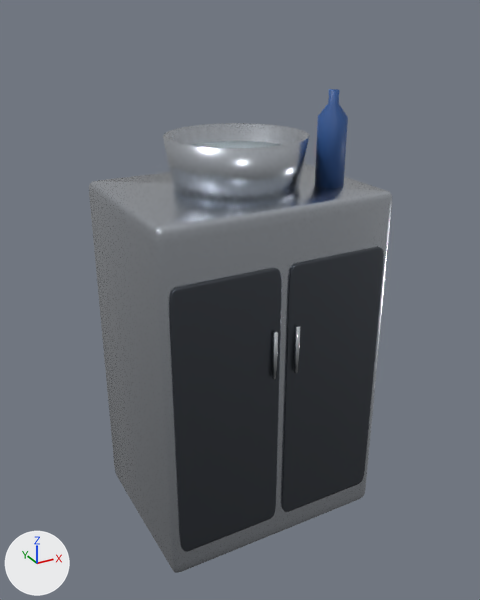
Before and after pictures for a commit that changed the glTF model assets/models/props/sanitizer.glb.
Rendered twice from a 50 mm lens placed at (-0.752, -1.385, 1.291), pointed at (0.0, -0.018, 0.607). Arrows for +X, +Y and +Z are at lower left; the lights stay in place. The older version comes first.

The older version as bpy lines, for what is in view:
```python
me_alcohol = bpy.data.meshes.new('Alcohol')
me_alcohol.from_pydata(...)  # a 32-sided cylinder along z spanning x -0.145..0.145, y -0.145..0.145, z 0.91..0.98
me_alcohol.materials.append(mat_clear_plastic)  # pale blue #d8ebf2
me_basin = bpy.data.meshes.new('Basin')
me_basin.from_pydata(...)  # 130 vertices, 256 faces; spans x -0.17..0.17, y -0.17..0.17, z 0.9..1.02
me_basin.materials.append(mat_steel)  # light grey #c7ccd4
me_bottle = bpy.data.meshes.new('Bottle')
me_bottle.from_pydata(...)  # 66 vertices, 128 faces; spans x 0.165..0.235, y -0.135..-0.065, z 0.9..1.12
me_bottle.materials.append(mat_blue_plastic)  # blue #325a99
me_doors = bpy.data.meshes.new('Doors')
me_doors.from_pydata(...)  # 484 vertices, 960 faces; spans x -0.28..0.28, y -0.231..-0.221, z 0.07..0.77
me_doors.materials.append(mat_dark_steel)  # dark grey #5a5f66
ob_alcohol = bpy.data.objects.new('Alcohol', me_alcohol)
ob_alcohol.location = (0.0, 0.0, 0.0)
ob_basin = bpy.data.objects.new('Basin', me_basin)
ob_basin.location = (0.0, 0.0, 0.0)
ob_bottle = bpy.data.objects.new('Bottle', me_bottle)
ob_bottle.location = (0.0, 0.0, 0.0)
ob_doors = bpy.data.objects.new('Doors', me_doors)
ob_doors.location = (0.0, 0.0, 0.0)
# also in view: 'Cabinet' at (0.0, 0.0, 0.45)
```
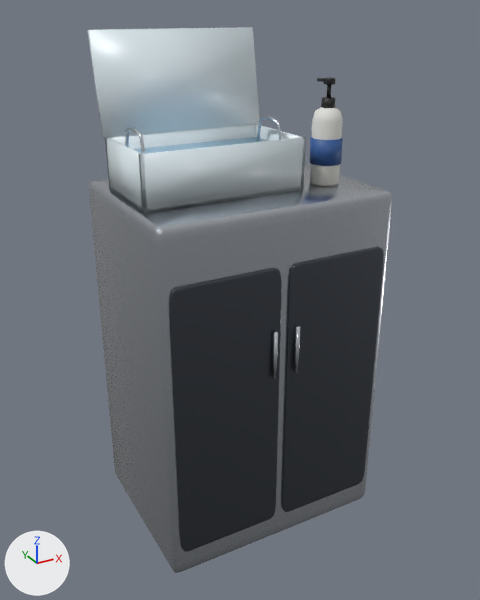
What the commit changed:
Material 'plastic' (mat_plastic) is new.
Its base color is (0.749, 0.749, 0.71) (light grey #e0e0db).
Material 'black_plastic' (mat_black_plastic) is new.
Its base color is (0.00784, 0.00784, 0.00784) (black #161616).
Material 'drug' (mat_drug) is new.
Its base color is (0.341, 0.604, 0.827) (blue #9ecceb).
Its roughness is 0.2.
Material 'frosted_plastic' (mat_frosted_plastic) is new.
Its base color is (0.749, 0.847, 0.89) (white #e0edf2).
Its roughness is 0.35.
me_bottle is used by ob_bottle; location (0.0, 0.0, 0.0).
me_bottle had 66 vertices, 128 faces and spanned x 0.165..0.235, y -0.135..-0.065, z 0.9..1.12.
me_bottle no longer uses material mat_blue_plastic (blue #325a99).
me_bottle now has 72 vertices, 140 faces and spans x 0.164..0.236, y -0.115..-0.045, z 0.9..1.08.
me_bottle part 1: the whole mesh is rebuilt.
me_bottle gains material mat_plastic (light grey #e0e0db).
Mesh me_pump is new.
It has 222 vertices, 432 faces and spans x 0.184..0.216, y -0.096..-0.0346, z 1.075..1.144.
It uses material mat_black_plastic (black #161616).
Mesh me_label is new.
It is a 14-sided cylinder along z spanning x 0.163..0.237, y -0.118..-0.042, z 0.95..1.01.
It uses material mat_blue_plastic (blue #325a99).
Mesh me_basket is new.
It has 88 vertices, 168 faces and spans x -0.254..0.094, y -0.053..0.053, z 0.98..1.057.
It uses material mat_steel (light grey #c7ccd4).
Mesh me_disinfectant is new.
It is a box spanning x -0.272..0.112, y -0.102..0.102, z 0.908..0.99.
It uses material mat_drug (blue #9ecceb).
Mesh me_tub is new.
It has 36 vertices, 72 faces and spans x -0.285..0.125, y -0.11..0.157, z 0.9..1.247.
It uses material mat_frosted_plastic (white #e0edf2).
Object 'Basin' (ob_basin) is deleted.
Object 'Alcohol' (ob_alcohol) is deleted.
Object 'Pump' (ob_pump) is new; it shows me_pump.
Its location is (0.0, 0.0, 0.0).
Object 'Label' (ob_label) is new; it shows me_label.
Its location is (0.0, 0.0, 0.0).
Object 'Basket' (ob_basket) is new; it shows me_basket.
Its location is (0.0, 0.0, 0.0).
Object 'Disinfectant' (ob_disinfectant) is new; it shows me_disinfectant.
Its location is (0.0, 0.0, 0.0).
Object 'Tub' (ob_tub) is new; it shows me_tub.
Its location is (0.0, 0.0, 0.0).

What differs and where, as boxes (x1, y1, x2, y2) in the pictures (480 x 600 px):
'Tub', added: after (88, 27, 306, 213)
'Basin', deleted: before (163, 123, 310, 202)
'Bottle', reshaped, recoloured (20% shorter): before (315, 89, 348, 188); after (310, 107, 343, 186)
'Label', added (blue): after (309, 136, 343, 166)
'Disinfectant', added (blue): after (133, 137, 267, 154)
'Alcohol', deleted (pale blue): before (193, 141, 280, 148)
'Basket', added: after (125, 116, 282, 154)
'Pump', added: after (317, 77, 335, 108)
